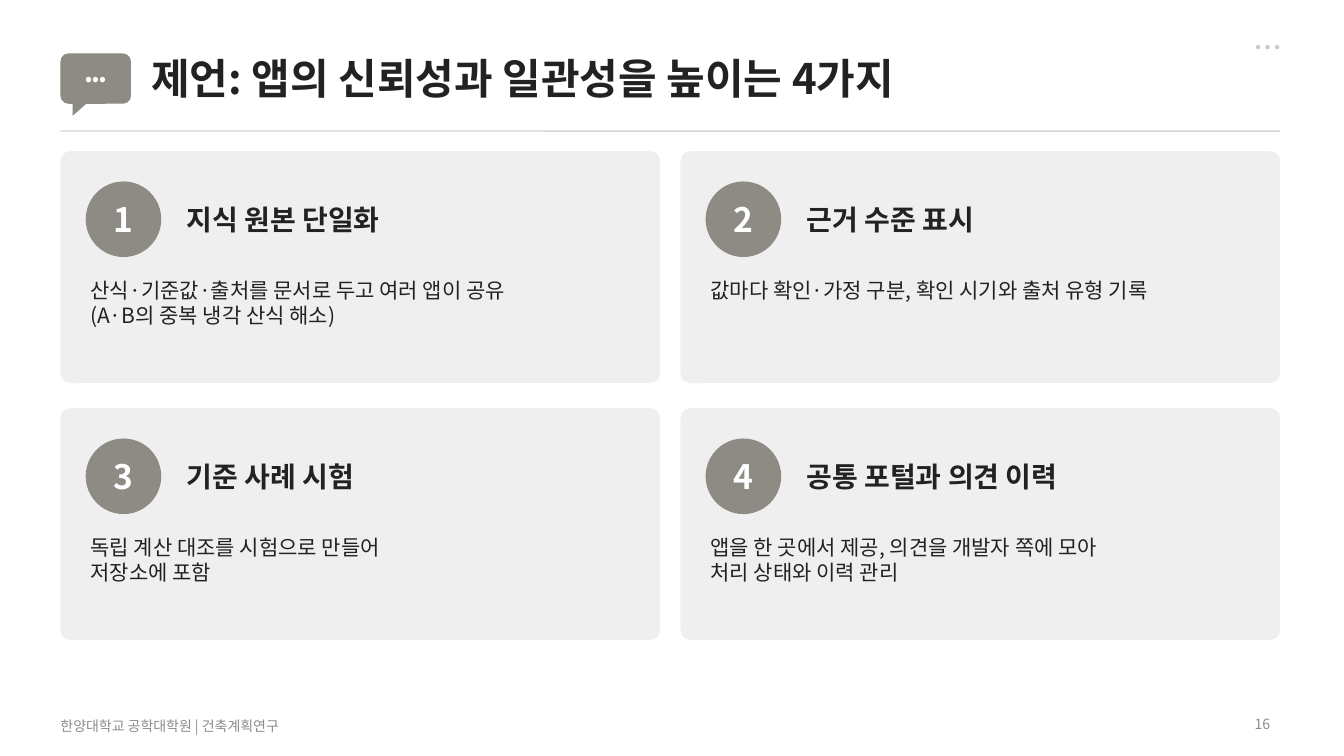
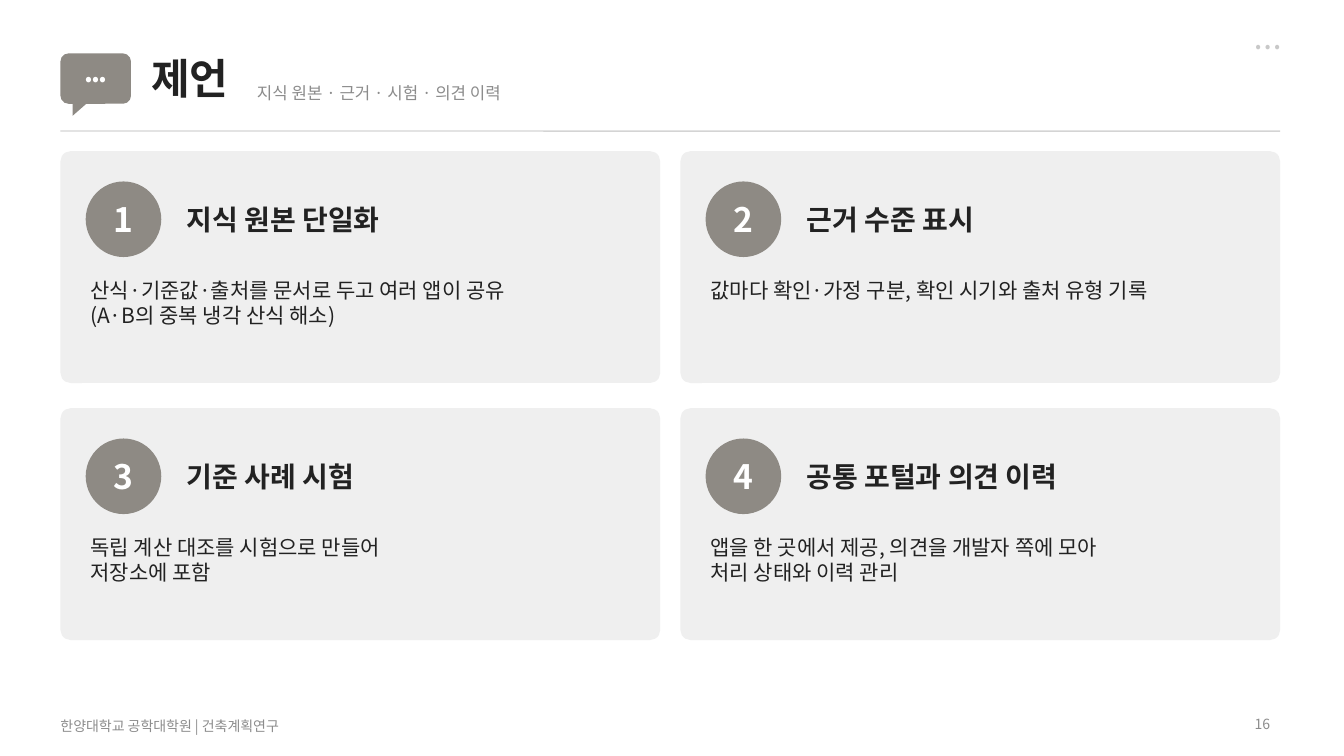
Before and after one commit to sangchuls/pango-gmp, a slide deck: slide 16 of research/final/발표자료_최종.pptx. Drawn at 1344x756 pixels with LibreOffice and Linux fonts; fonts in the diff are those of the drawing. Boxes give left, top, right and bottom in pixels: in the first picture for what was removed or moved away, otherwise in the second. Text is boxed around its words. In the diff, an @@ line names an element or a change of style, - is before the commit and + after.

```diff
--- a/research/final/발표자료_최종.pptx
+++ b/research/final/발표자료_최종.pptx
@@ title at box(151, 58, 228, 98): text changed @@
-제언: 앱의 신뢰성과 일관성을 높이는 4가지
+제언
@@ text added at box(257, 85, 501, 100), 12 pt, text #8C8C8C @@
+지식 원본 · 근거 · 시험 · 의견 이력
```
Also in this commit, not shown: 16 other slides changed, 4 other files.
